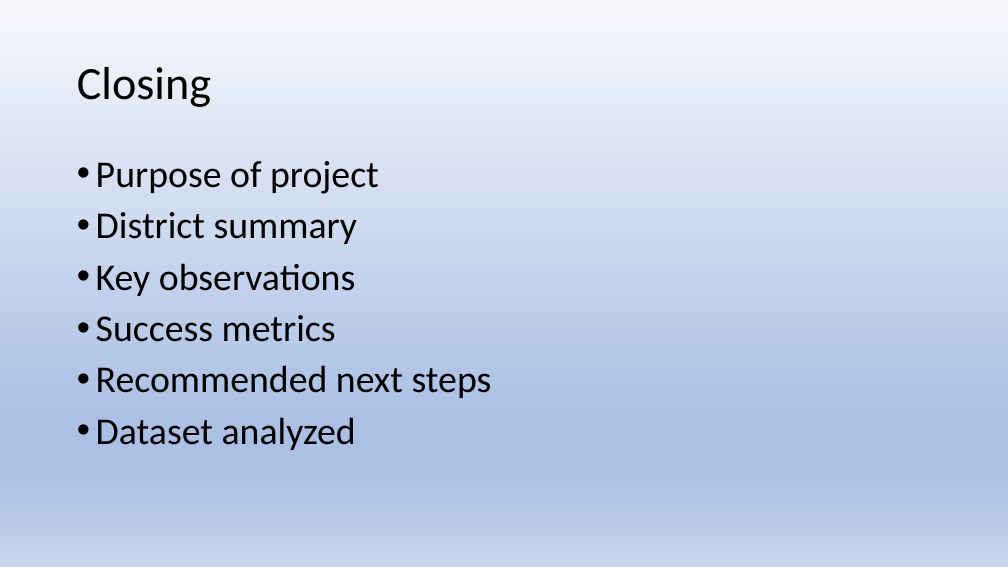
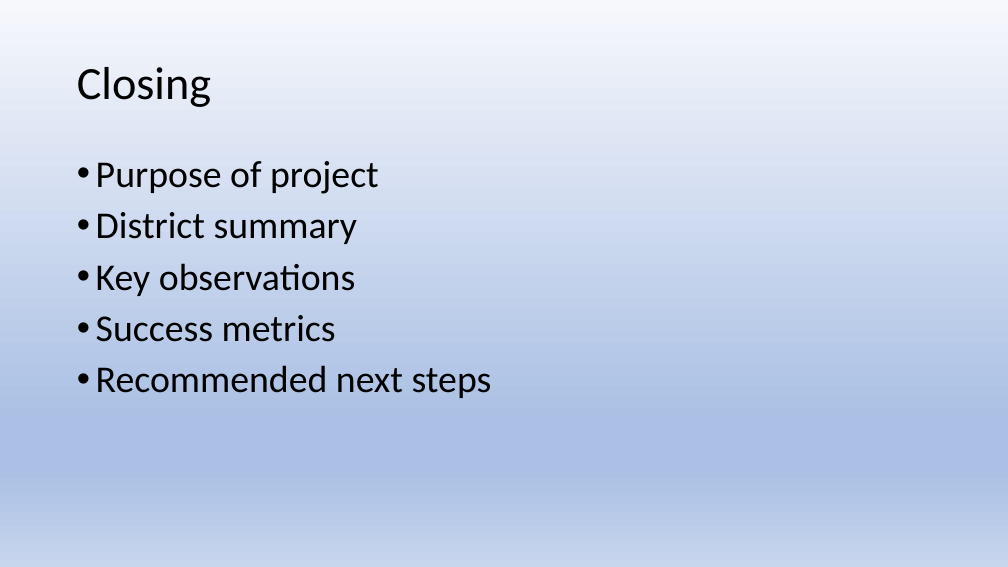
Before and after one commit to js816/tableau_school_district_analysis, a slide deck: slide 18 of School District Analysis.pptx (slide 20 before the commit). Drawn at 1008x567 pixels with LibreOffice and Linux fonts; fonts in the diff are those of the drawing. Boxes give left, top, right and bottom in pixels: in the first picture for what was removed or moved away, otherwise in the second. Text is boxed around its words. In the diff, an @@ line names an element or a change of style, - is before the commit and + after.

Commit message:
Adding updated presentation

```diff
--- a/School District Analysis.pptx
+++ b/School District Analysis.pptx
@@ text at box(96, 417, 356, 450): paragraph removed @@
-• Dataset analyzed
```
Also in this commit, not shown: 1 other slide changed, 2 slides removed.
